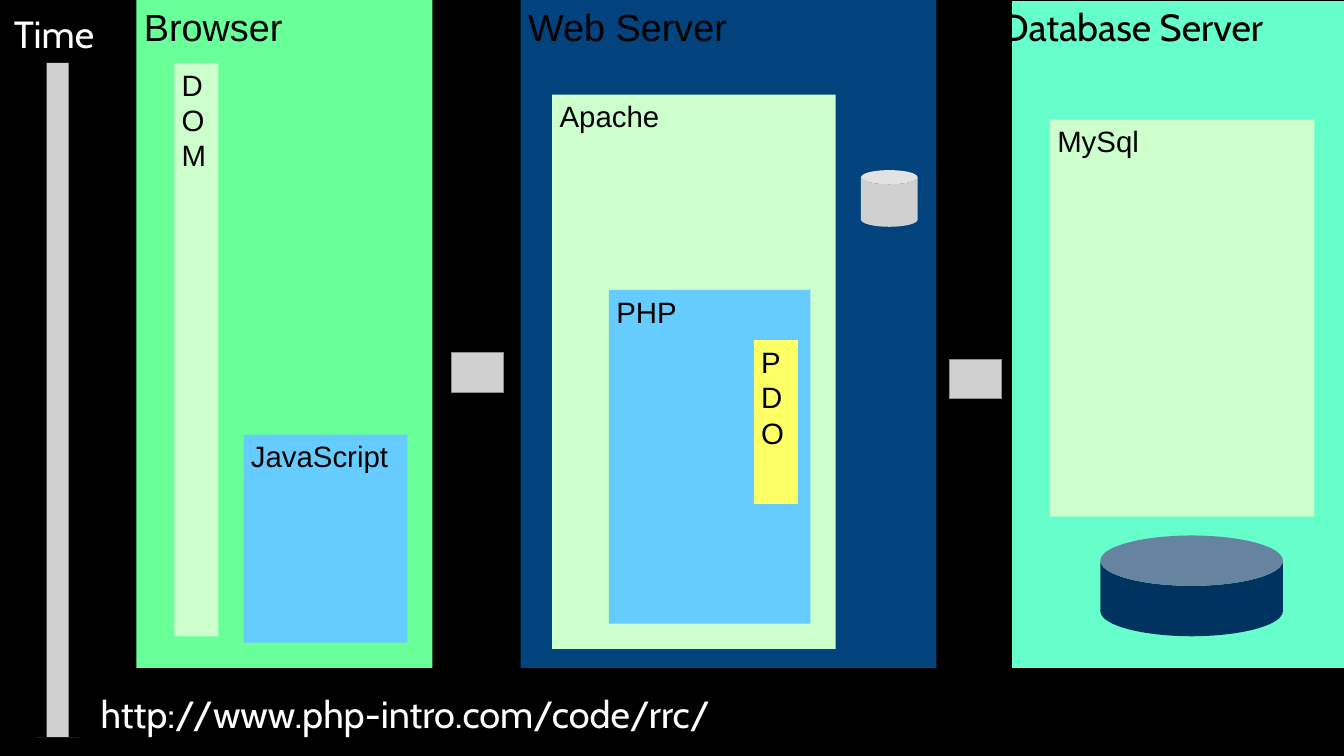
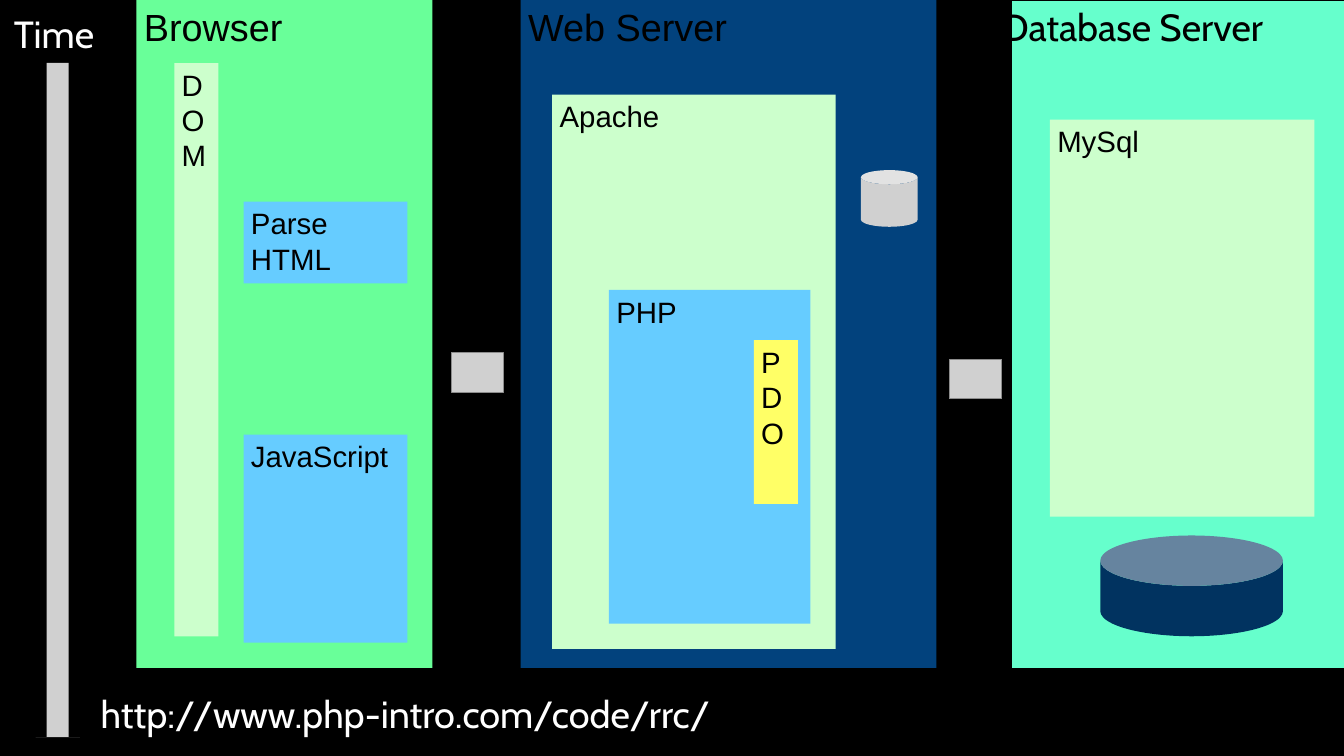
Before and after one commit to csev/wa4e, a slide deck: slide 2 of lectures/JS-03-JQuery-JSON.ppt. Drawn at 1344x756 pixels with LibreOffice and Linux fonts; fonts in the diff are those of the drawing; grey boxes stand for pictures. Boxes give left, top, right and bottom in pixels: in the first picture for what was removed or moved away, otherwise in the second. Text is boxed around its words. In the diff, an @@ line names an element or a change of style, - is before the commit and + after.

```diff
--- a/lectures/JS-03-JQuery-JSON.ppt
+++ b/lectures/JS-03-JQuery-JSON.ppt
@@ rectangle added at (243, 202, 407, 283), fill #66CCFF, 28 pt, text #000000 @@
+Parse
+HTML
```
Also in this commit, not shown: 9 other files.
